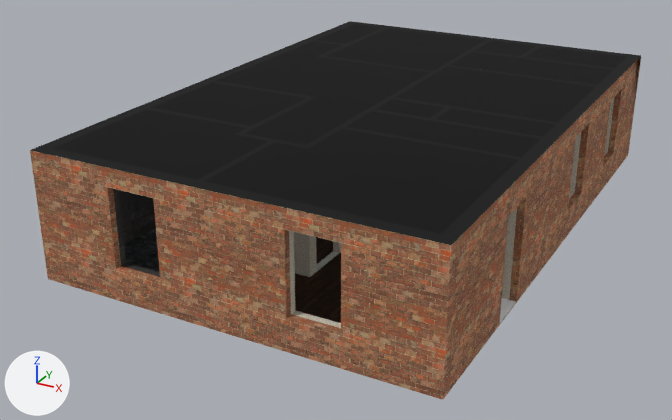
The OBJ model simulation/graphics/data/scene/scene.obj: old version first, new version second.
Camera for both pictures: a 50 mm lens placed at (4.6, -11.98, 8.95), pointed at (-5.05, 5.56, 0.18). Lighting does not change. The marker at lower left points along +X, +Y and +Z. Where no turn or scale is listed for an object, it has been applied to the vertices.

Script lines for the objects in view, before the commit:
```python
ob_geometry_ceiling = bpy.data.objects.new('geometry_ceiling', me_geometry_ceiling)
ob_geometry_ceiling.location = (0.0, 0.0, 0.0)
ob_geometry_rs_3780_002 = bpy.data.objects.new('geometry_rs-3780.002', me_geometry_rs_3780_002)
ob_geometry_rs_3780_002.location = (0.0, 0.0, 0.0)
ob_geometry_walltop = bpy.data.objects.new('geometry_wallTop', me_geometry_walltop)
ob_geometry_walltop.location = (0.0, 0.0, 0.0)
ob_geometry_walltop_002 = bpy.data.objects.new('geometry_wallTop.002', me_geometry_walltop_002)
ob_geometry_walltop_002.location = (0.0, 0.0, 0.0)
ob_geometry_walltop_003 = bpy.data.objects.new('geometry_wallTop.003', me_geometry_walltop_003)
ob_geometry_walltop_003.location = (0.0, 0.0, 0.0)
ob_geometry_walltop_004 = bpy.data.objects.new('geometry_wallTop.004', me_geometry_walltop_004)
ob_geometry_walltop_004.location = (0.0, 0.0, 0.0)
ob_geometry_walltop_005 = bpy.data.objects.new('geometry_wallTop.005', me_geometry_walltop_005)
ob_geometry_walltop_005.location = (0.0, 0.0, 0.0)
ob_geometry_walltop_007 = bpy.data.objects.new('geometry_wallTop.007', me_geometry_walltop_007)
ob_geometry_walltop_007.location = (0.0, 0.0, 0.0)
ob_geometry_walltop_008 = bpy.data.objects.new('geometry_wallTop.008', me_geometry_walltop_008)
ob_geometry_walltop_008.location = (0.0, 0.0, 0.0)
# also in view: 'geometry_rs-13700.001' at (-8.45, 1.71, 1.4); 'geometry_rs-13468' at (-4.35, 6.55, 0.0); 'geometry_rs-3780.010' at (-2.44, 0.11, 1.4); 'geometry_rs-2881.010' at (-2.56, 0.22, 1.4); 'geometry_wallTop.012' at (-6.8, 0.15, 2.8)
```
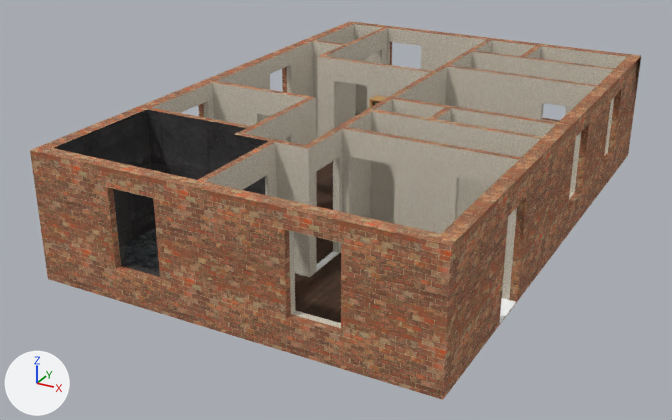
Pixel boxes [x1, y1, x2, y2] of what changed, in the pictures (672 x 420 px):
'geometry_ceiling', deleted (black): before [54, 24, 626, 234]
'geometry_wallTop.016', recoloured: [146, 27, 616, 182] in both
'geometry_wallTop.010', recoloured: [191, 182, 451, 245] in both
'geometry_wallTop.008', recoloured: [441, 159, 535, 245] in both
'geometry_wallTop.012', recoloured: [32, 148, 198, 186] in both
'geometry_wallTop.014', recoloured: [31, 107, 146, 150] in both
'geometry_wallTop.002', recoloured: [558, 86, 609, 126] in both
'geometry_wallTop.013', recoloured: [205, 40, 312, 81] in both
'geometry_wallTop.015', recoloured: [138, 80, 212, 108] in both
'geometry_wallTop.005', recoloured: [522, 138, 556, 161] in both
'geometry_wallTop.007', recoloured: [387, 26, 492, 40] in both
'geometry_wallTop.003', recoloured: [539, 44, 641, 57] in both
'geometry_wallTop', recoloured: [598, 69, 627, 87] in both
'geometry_wallTop.004', recoloured: [543, 124, 570, 140] in both
'geometry_wallTop.011', recoloured: [305, 21, 353, 40] in both
'geometry_rs-2881.014', unchanged, uncovered by the edit: before [294, 216, 509, 290]; after [204, 28, 613, 290]
'geometry_rs-13700.002', unchanged, uncovered by the edit: after [147, 110, 268, 228]
'geometry_rs-13700.001', unchanged, uncovered by the edit: before [119, 190, 156, 245]; after [54, 109, 156, 245]
'geometry_rs-2881.012', unchanged, uncovered by the edit: after [217, 41, 313, 141]

The edits, one by one:
me_geometry_walltop has 16 vertices, 20 faces and spans x -0.3..0.0, y 9.67..11.4, z 2.8.
me_geometry_walltop no longer uses material mat_walltop (black #000000).
me_geometry_walltop now uses material mat_rs_3780.
me_geometry_walltop_002 has 16 vertices, 20 faces and spans x -0.3..0.0, y 6.46..9.67, z 2.8.
me_geometry_walltop_002 no longer uses material mat_walltop (black #000000).
me_geometry_walltop_002 now uses material mat_rs_3780.
me_geometry_walltop_003 has 16 vertices, 20 faces and spans x -2.7..0.0, y 12.8..13.1, z 2.8.
me_geometry_walltop_003 no longer uses material mat_walltop (black #000000).
me_geometry_walltop_003 now uses material mat_rs_3780.
me_geometry_walltop_004 has 6 vertices, 4 faces and spans x -0.3..0.0, y 5.444..6.464, z 2.8.
me_geometry_walltop_004 no longer uses material mat_walltop (black #000000).
me_geometry_walltop_004 now uses material mat_rs_3780.
me_geometry_walltop_005 has 6 vertices, 4 faces and spans x -0.3..0.0, y 4.098..5.444, z 2.8.
me_geometry_walltop_005 no longer uses material mat_walltop (black #000000).
me_geometry_walltop_005 now uses material mat_rs_3780.
me_geometry_walltop_007 has 16 vertices, 20 faces and spans x -7.36..-4.13, y 12.8..13.1, z 2.8.
me_geometry_walltop_007 no longer uses material mat_walltop (black #000000).
me_geometry_walltop_007 now uses material mat_rs_3780.
me_geometry_walltop_008 has 16 vertices, 20 faces and spans x -0.3..0.0, y 0.0..4.1, z 2.8.
me_geometry_walltop_008 no longer uses material mat_walltop (black #000000).
me_geometry_walltop_008 now uses material mat_rs_3780.
me_geometry_walltop_010 has 16 vertices, 20 faces and spans x -4.89..0.0, y 0.0..0.3, z 2.8.
me_geometry_walltop_010 no longer uses material mat_walltop (black #000000).
me_geometry_walltop_010 now uses material mat_rs_3780.
me_geometry_walltop_011 has 6 vertices, 4 faces and spans x -8.71..-8.41, y 10.38..13.1, z 2.8.
me_geometry_walltop_011 no longer uses material mat_walltop (black #000000).
me_geometry_walltop_011 now uses material mat_rs_3780.
me_geometry_walltop_012 has 16 vertices, 20 faces and spans x -8.71..-4.89, y 0.0..0.3, z 2.8.
me_geometry_walltop_012 no longer uses material mat_walltop (black #000000).
me_geometry_walltop_012 now uses material mat_rs_3780.
me_geometry_walltop_013 has 16 vertices, 20 faces and spans x -8.71..-8.41, y 5.61..10.38, z 2.8.
me_geometry_walltop_013 no longer uses material mat_walltop (black #000000).
me_geometry_walltop_013 now uses material mat_rs_3780.
me_geometry_walltop_014 has 6 vertices, 4 faces and spans x -8.71..-8.41, y 0.0..3.19, z 2.8.
me_geometry_walltop_014 no longer uses material mat_walltop (black #000000).
me_geometry_walltop_014 now uses material mat_rs_3780.
me_geometry_walltop_015 has 16 vertices, 20 faces and spans x -8.71..-8.41, y 3.19..5.61, z 2.8.
me_geometry_walltop_015 no longer uses material mat_walltop (black #000000).
me_geometry_walltop_015 now uses material mat_rs_3780.
me_geometry_walltop_016 has 312 vertices, 418 faces and spans x -8.71..0.0, y 0.0..13.1, z 0.0..2.8.
me_geometry_walltop_016 no longer uses material mat_walltop (black #000000).
me_geometry_walltop_016 now uses material mat_rs_3780.
Object 'geometry_ceiling' (ob_geometry_ceiling) is deleted.
